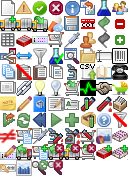
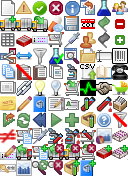
Layer changes from the first (128, 176) image to the second:
painted on "16x16.png" over <box>64,160,96,176</box>
